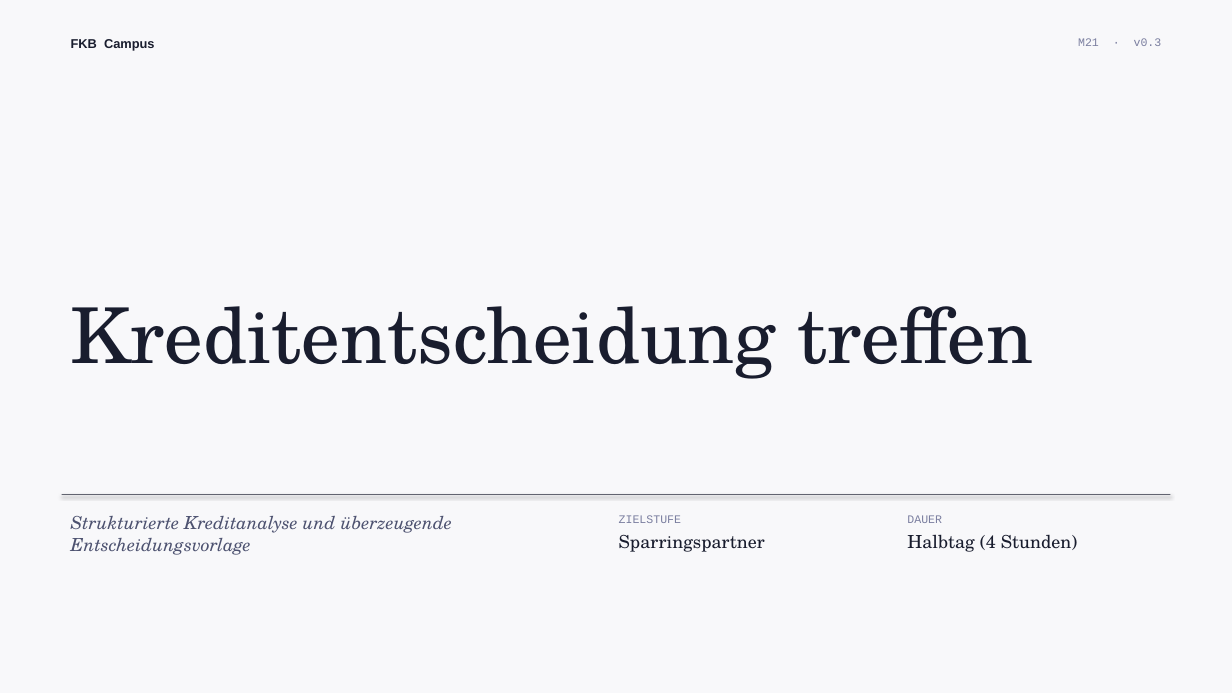
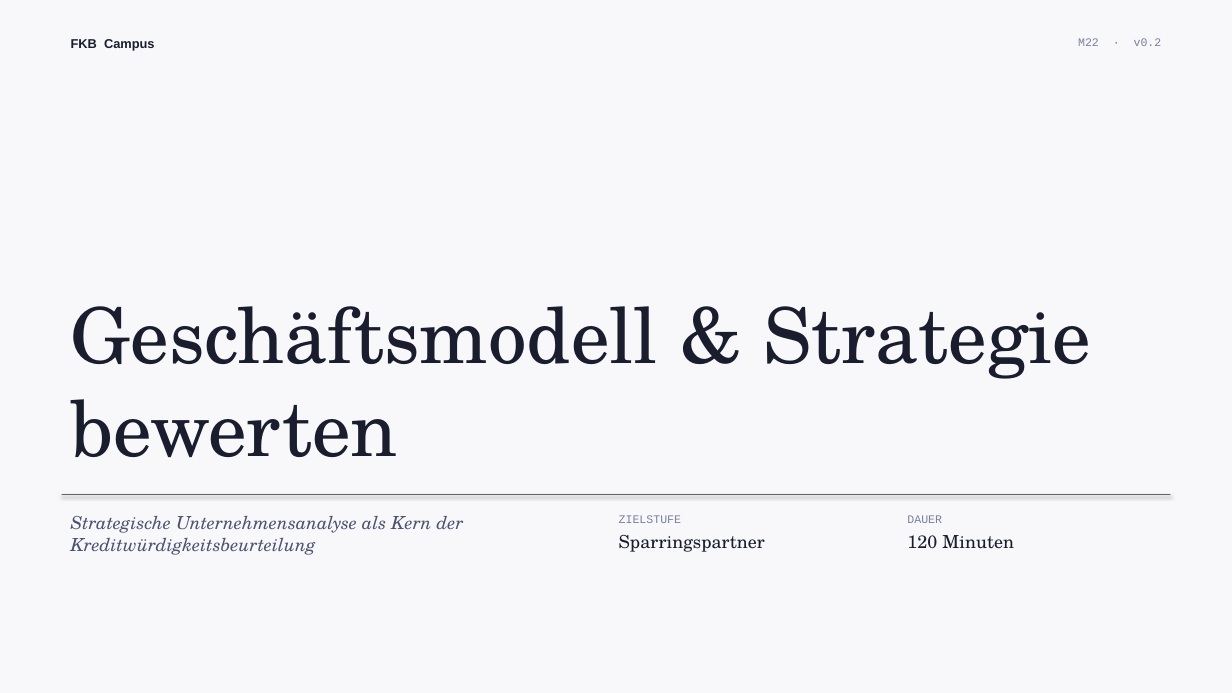
Before and after one commit to ck5rqc47pr-byte/firmenkundenakademie-online, a slide deck: slide 1 of public/downloads/praesentation/M22.pptx. Drawn at 1232x693 pixels with LibreOffice and Linux fonts; fonts in the diff are those of the drawing. Boxes give left, top, right and bottom in pixels: in the first picture for what was removed or moved away, otherwise in the second. Text is boxed around its words. In the diff, an @@ line names an element or a change of style, - is before the commit and + after.

```diff
--- a/public/downloads/praesentation/M22.pptx
+++ b/public/downloads/praesentation/M22.pptx
@@ text at (1078, 38, 1162, 46): text changed @@
-M21 · v0.3
+M22 · v0.2
@@ text at (71, 306, 1092, 457): text changed @@
-Kreditentscheidung treffen
+Geschäftsmodell & Strategie bewerten
@@ text at (71, 516, 464, 555): text changed @@
-Strukturierte Kreditanalyse und überzeugende Entscheidungsvorlage
+Strategische Unternehmensanalyse als Kern der Kreditwürdigkeitsbeurteilung
@@ text at (907, 535, 1014, 549): text changed @@
-Halbtag (4 Stunden)
+120 Minuten
```
Also in this commit, not shown: 7 other slides changed, 3 slides added, 3 slides removed.
